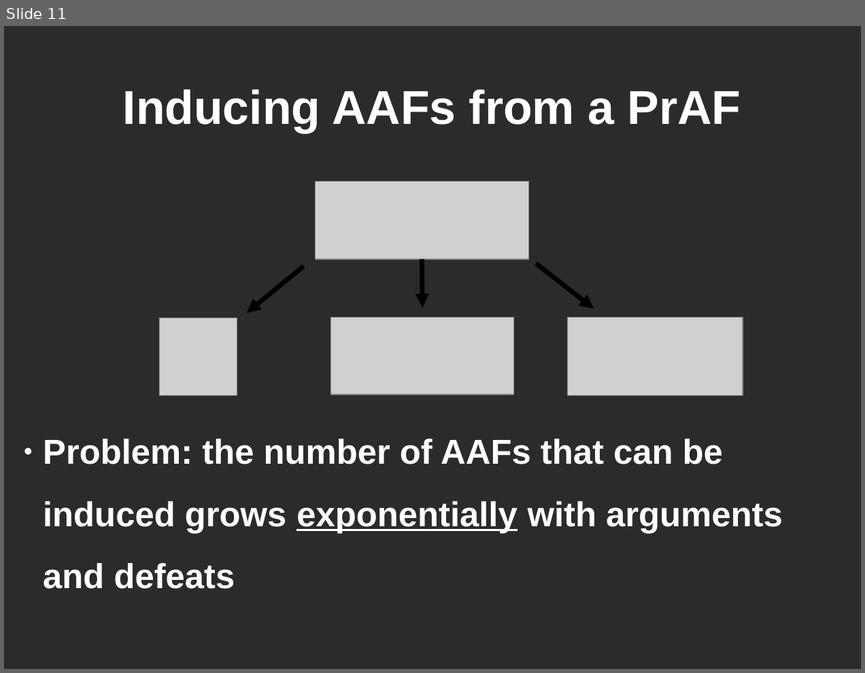
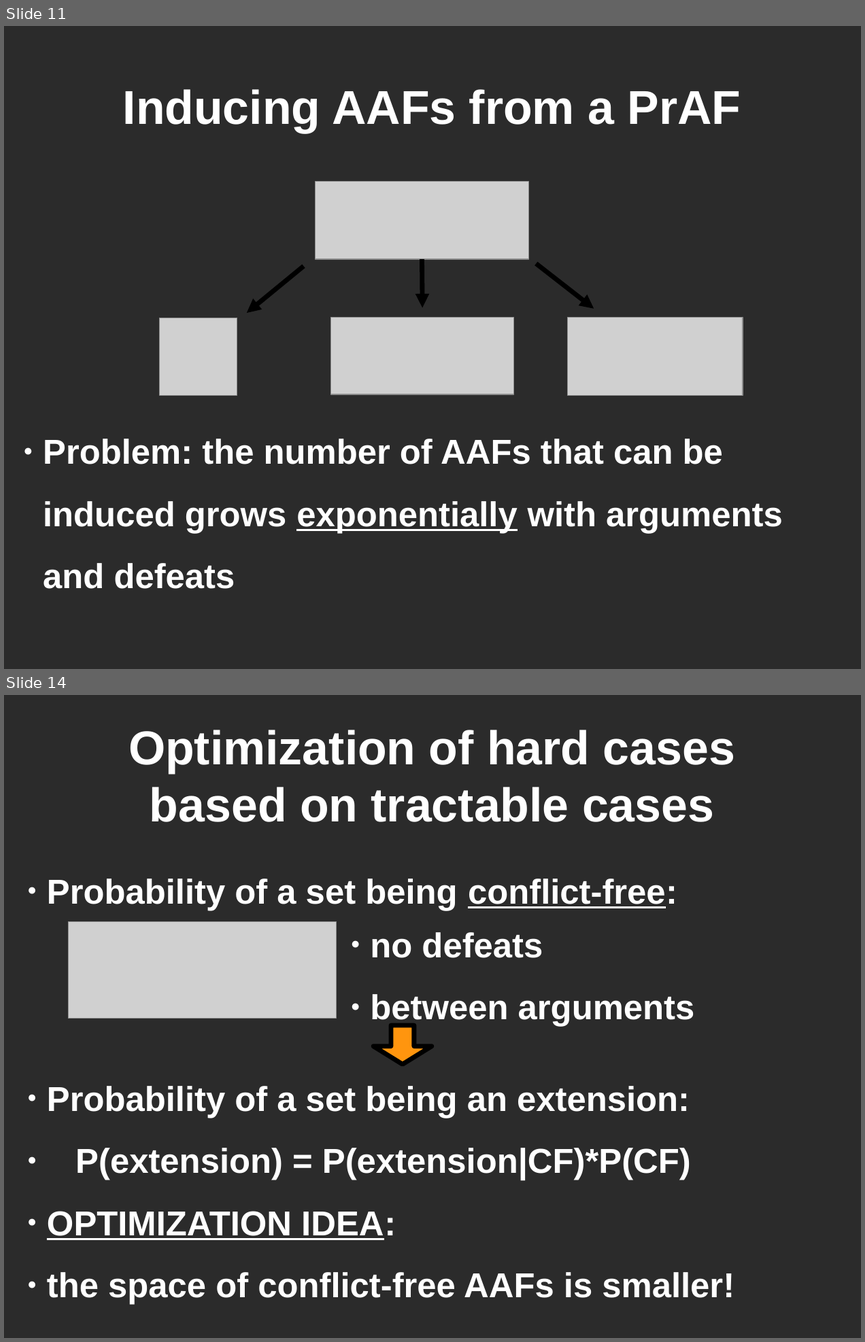
Before and after one commit to lethalman/thesis, a slide deck: doc/summary.odp. Shown one above the other, each under a label of ours: slide 11 before the commit, slides 11 and 14 after it; the slides between them are not shown. The pictures are 865x673 and 865x1342 pixels, drawn with LibreOffice and Linux fonts; fonts in the diff are those of the drawing; grey boxes stand for pictures; background and template pictures are left out; a plain dark background stands for a picture behind light text. Boxes give left, top, right and bottom in pixels: in the first picture for what was removed or moved away, otherwise in the second. Text is boxed around its words. In the diff, an @@ line names an element or a change of style, - is before the commit and + after.

```diff
--- a/doc/summary.odp
+++ b/doc/summary.odp
@@ slide 14 added at [4, 695, 861, 1338], background picture (left out) @@
@@ title added at [128, 730, 735, 822], 44 pt, text #FFFFFF, bold @@
+Optimization of hard cases
+based on tractable cases
@@ subtitle added at [47, 879, 677, 911], 32 pt, text #FFFFFF, bold @@
+● Probability of a set being conflict-free:
@@ picture added at [68, 922, 336, 1019] @@
@@ text added at [370, 932, 695, 1027], 32 pt, text #FFFFFF, bold @@
+● no defeats
+● between arguments
@@ down arrow added at [373, 1025, 432, 1064], fill #FF950E, outline #000000 4.31 pt @@
@@ text added at [47, 1086, 734, 1305], 32 pt, text #FFFFFF, bold @@
+● Probability of a set being an extension:
+● P(extension) = P(extension|CF)*P(CF)
+● OPTIMIZATION IDEA:
+● the space of conflict-free AAFs is smaller!
```
Also in this commit, not shown: 8 slides changed, 4 other slides added, 7 slides removed, 1 other file.
